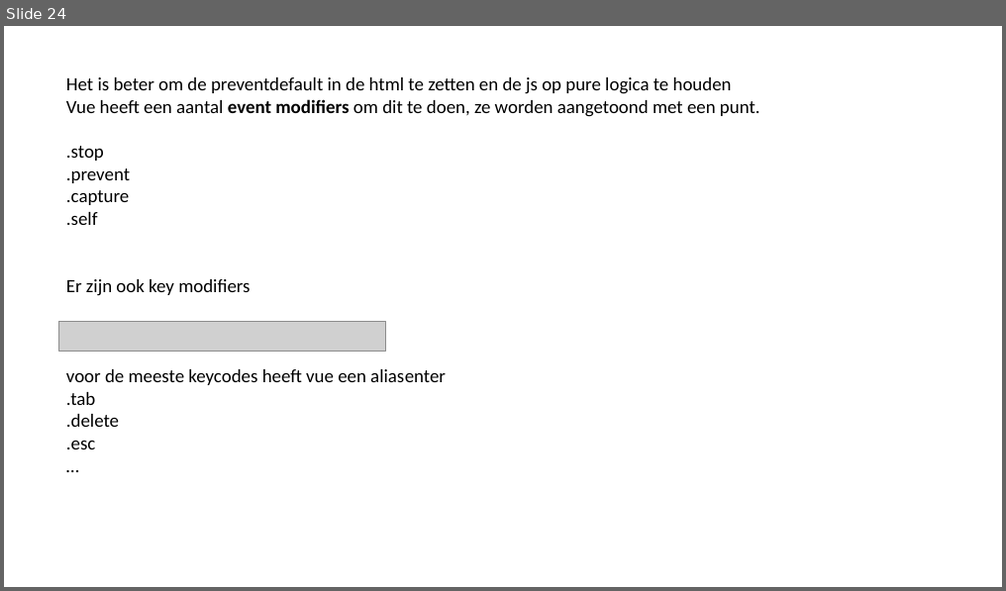
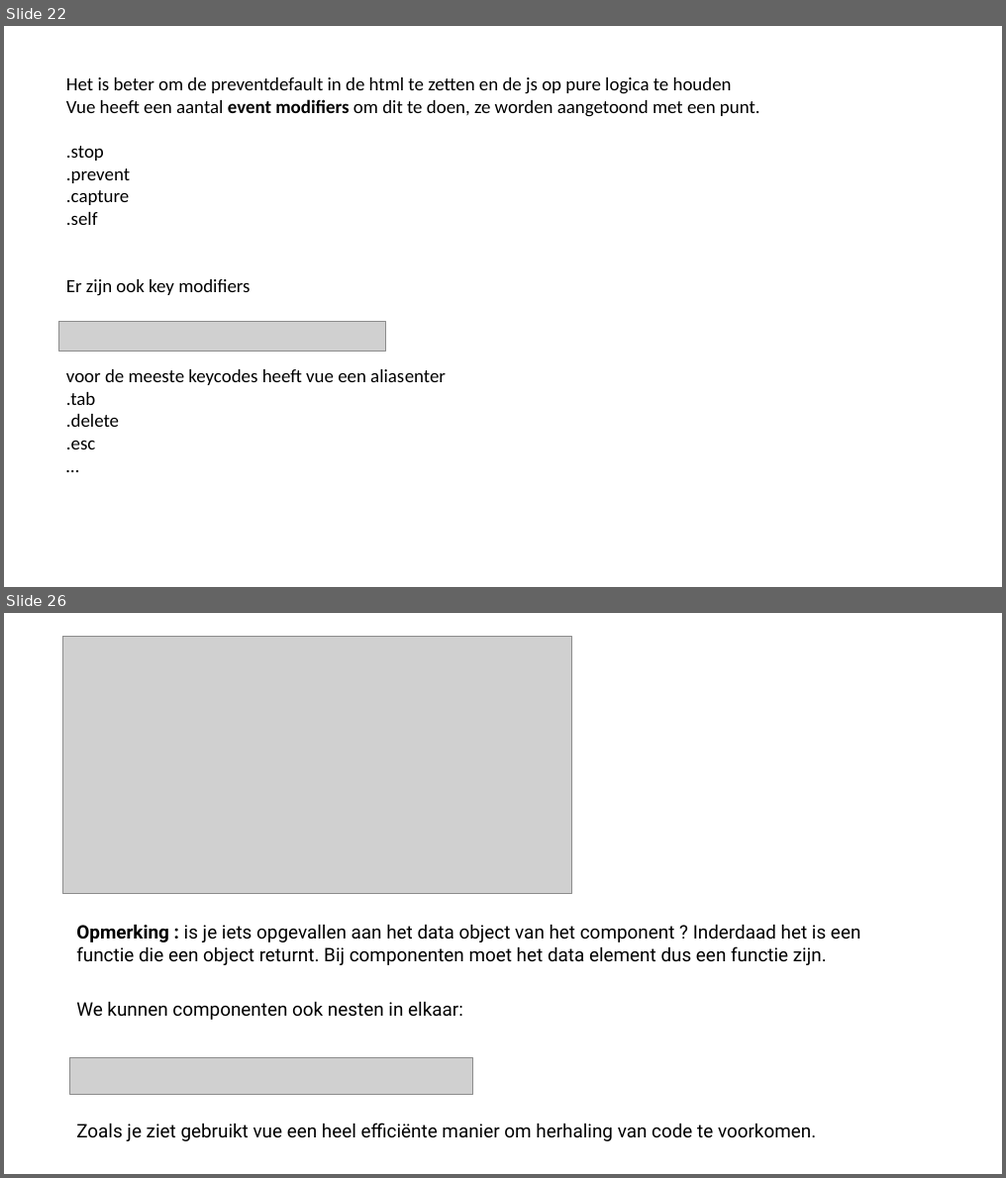
Before and after one commit to sepperenty/web-research-3, a slide deck: newTech/slideshow.pptx. Shown one above the other, each under a label of ours: slide 24 before the commit, slides 22 and 26 after it; the slides between them are not shown. The pictures are 1006x591 and 1006x1178 pixels, drawn with LibreOffice and Linux fonts; fonts in the diff are those of the drawing; grey boxes stand for pictures. Boxes give left, top, right and bottom in pixels: in the first picture for what was removed or moved away, otherwise in the second. Text is boxed around its words. In the diff, an @@ line names an element or a change of style, - is before the commit and + after.

```diff
--- a/newTech/slideshow.pptx
+++ b/newTech/slideshow.pptx
@@ slide 26 added at (4,613,1002,1174), background #FFFFFF @@
@@ picture added at (62,637,571,894) @@
@@ text added at (76,924,860,965), 18 pt, text #000000 @@
+Opmerking : is je iets opgevallen aan het data object van het component ? Inderdaad het is een functie die een object returnt. Bij componenten moet het data element dus een functie zijn.
@@ text added at (76,1001,463,1020), 18 pt, text #000000 @@
+We kunnen componenten ook nesten in elkaar:
@@ picture added at (69,1059,473,1095) @@
@@ text added at (76,1123,816,1142), 18 pt, text #000000 @@
+Zoals je ziet gebruikt vue een heel efficiënte manier om herhaling van code te voorkomen.
@@ what was slide 24 is now slide 22 @@
```
Also in this commit, not shown: 1 slide changed, 7 other slides added, 2 slides removed, 4 other files.
